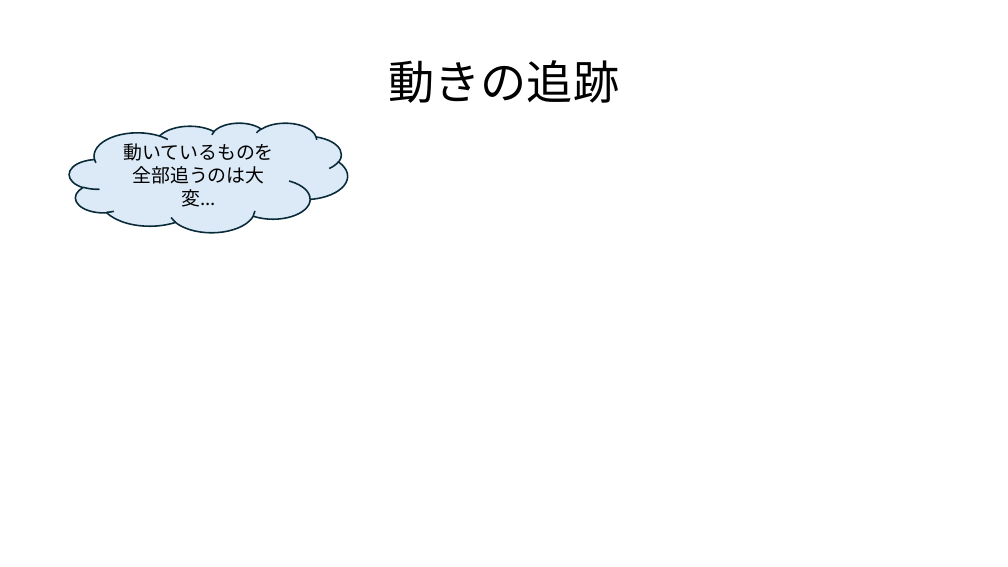
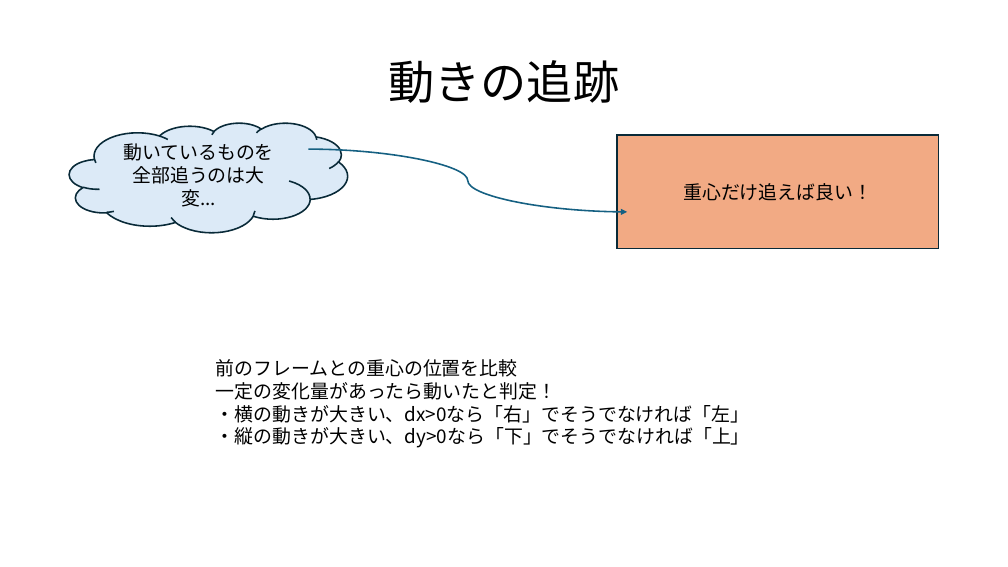
Before and after one commit to Ebichan610/univ_prog_experiment_project, a slide deck: slide 3 of python/ex7/2412747_kadai7.pptx. Drawn at 1008x567 pixels with LibreOffice and Linux fonts; fonts in the diff are those of the drawing. Boxes give left, top, right and bottom in pixels: in the first picture for what was removed or moved away, otherwise in the second. Text is boxed around its words. In the diff, an @@ line names an element or a change of style, - is before the commit and + after.

```diff
--- a/python/ex7/2412747_kadai7.pptx
+++ b/python/ex7/2412747_kadai7.pptx
@@ curved arrow added from (309, 149) to (628, 212), #156082 1.5 pt @@
@@ rectangle added at (x1=617, y1=135, x2=939, y2=249), fill #F2AA84, outline #092A39 1.5 pt, 18 pt, text #000000 @@
+重心だけ追えば良い！
@@ text added at (x1=216, y1=359, x2=750, y2=448), 18 pt, text #000000 @@
+前のフレームとの重心の位置を比較
+一定の変化量があったら動いたと判定！
+・横の動きが大きい、dx>0なら「右」でそうでなければ「左」
+・縦の動きが大きい、dy>0なら「下」でそうでなければ「上」
```
Also in this commit, not shown: 11 other files.
